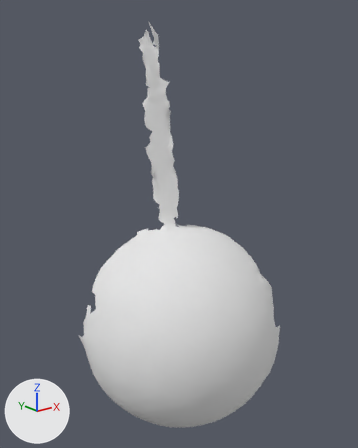
The OBJ model res/pendulum_horizontal/Pendulum_horizontal.000041.obj as it was, and as the next commit left it.
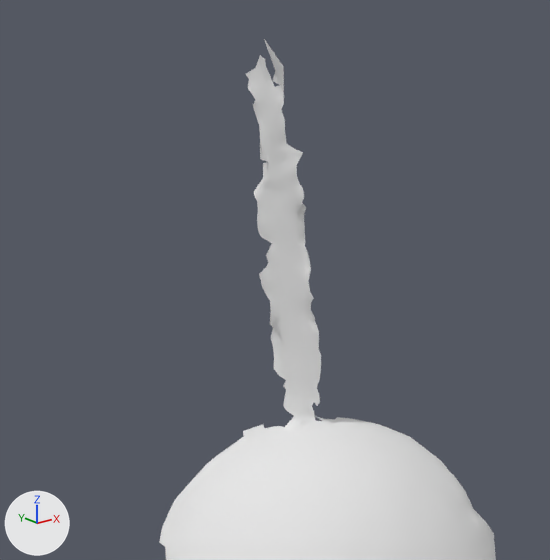
There are two pictures of each version: one whole from a 50 mm camera at (-101.0, -434.0, 338.0) aimed at (300.0, 67.0, 137.0), one close up on the part from 2% to 84% of the width and 0% to 67% of the height. Every picture has the same lights, and +X, +Y and +Z are marked at lower left. Where no turn or scale is listed for an object, it has been applied to the vertices.

The first close-up shows 'Pendulum_horizontal.000041'.
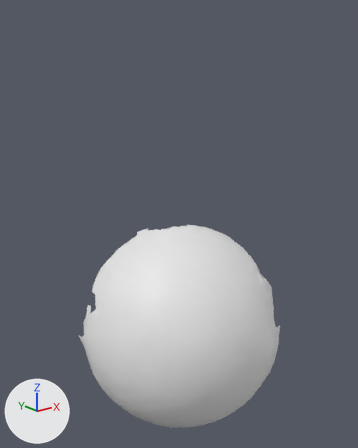
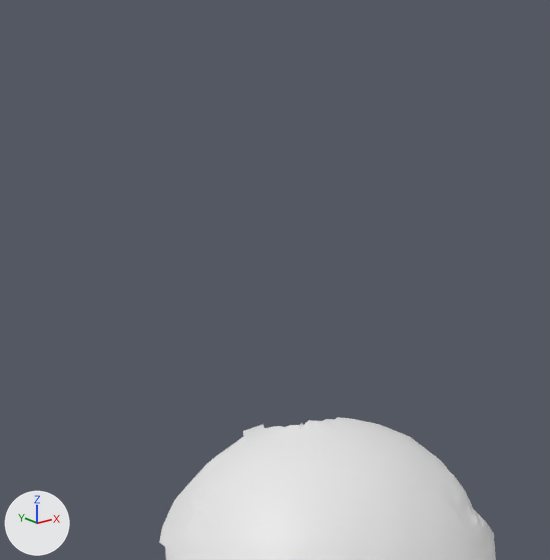
Patch to the scene script:
```diff
--- a/res/pendulum_horizontal/Pendulum_horizontal.000041.obj.py
+++ b/res/pendulum_horizontal/Pendulum_horizontal.000041.obj.py
@@ me_pendulum_horizontal_000041 @@
 # used by ob_pendulum_horizontal_000041; location = (0.0, 0.0, 0.0)
-me_pendulum_horizontal_000041.from_pydata(...)  # 5408 vertices, 10643 faces; spans x 175.0..422.0, y -56.0..175.0, z -171.0..396.0
-me_pendulum_horizontal_000041.materials.append(mat_pendulum_horizontal_000041)  # white #e7e7e7
+me_pendulum_horizontal_000041.from_pydata(...)  # 4921 vertices, 9756 faces; spans x 175.0..422.0, y -56.0..175.0, z -171.0..124.0
+# me_pendulum_horizontal_000041 part 1: 487 vertices removed from x 284.0..327.0, y 85.0..132.0, z 125.0..396.0
```

Boxes (x1, y1, x2, y2) around the edits, measured in the close-ups (550 x 560 px):
'Pendulum_horizontal.000041', reshaped: before (159, 39, 496, 560); after (159, 417, 496, 560)
part 1 of me_pendulum_horizontal_000041, deleted: before (246, 39, 325, 427)
